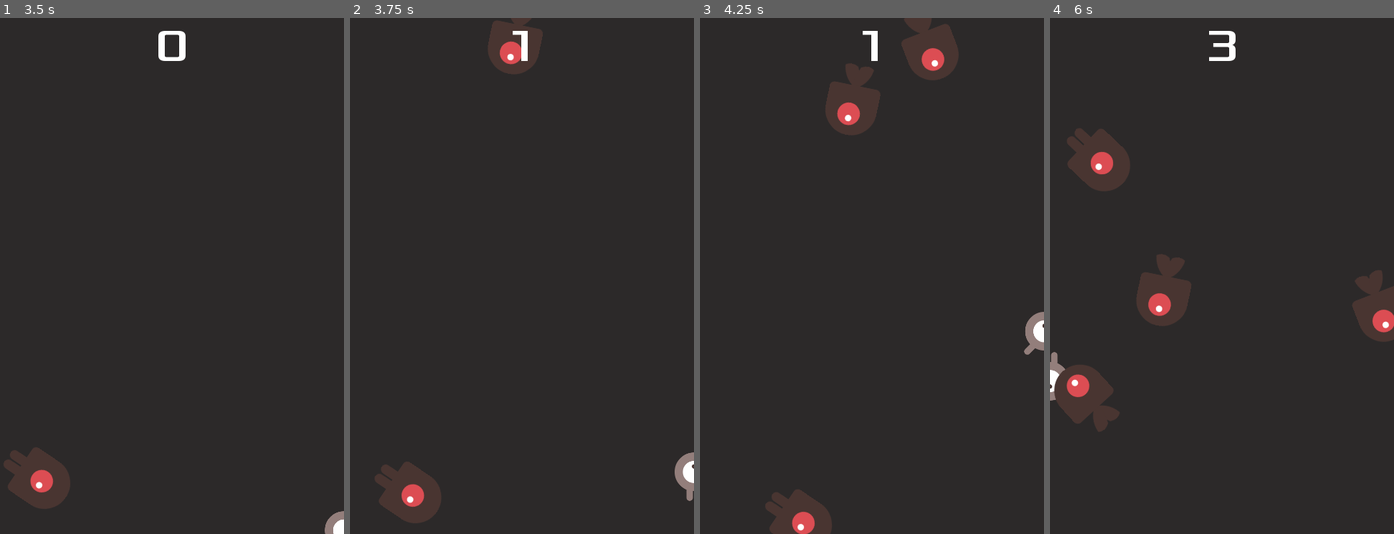
Above: before the commit, frames 1-4 (left to right).
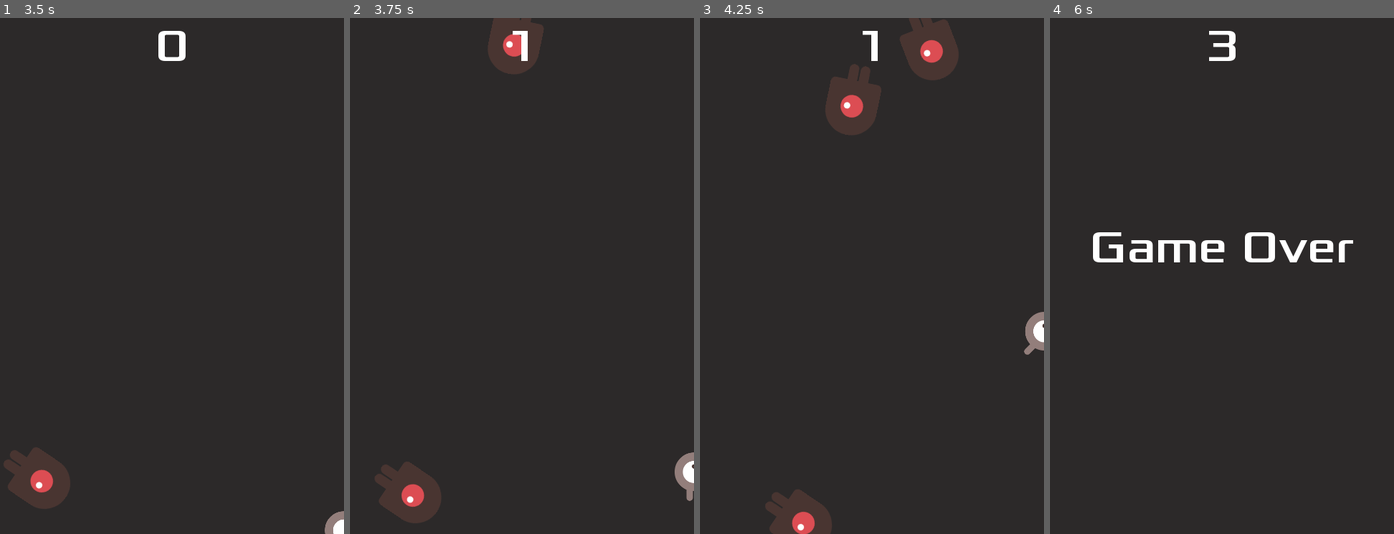
Above: after the commit, the same moments.

Repository: STYJ/Dodge-the-Creeps-enhanced-edition
Game: Godot game, scene res://main.tscn
Same seed, same stepped clock (60 frames per second), same inputs: the game is played once before the commit and once after it.
Inputs:
- Up to frame 1 (3.5 s): click "Start" at 0.5 s; tap Enter at 1.25 s; hold Right (ui_right) 1.28-2.03 s; hold Down (ui_down) 2.03-2.78 s; hold Right (ui_right) from 2.78 s (still down)
- Up to frame 2 (3.75 s): release Right (ui_right) at 3.53 s; hold Up (ui_up) from 3.53 s (still down)
- Up to frame 3 (4.25 s): keep holding Up (ui_up)
- Up to frame 4 (6 s): release Up (ui_up) at 4.28 s; hold Left (ui_left) 4.28-5.78 s; hold Down (ui_down) from 5.78 s (still down)

Frame 1 is identical in both runs. In frame 2, 0.3% of the frame differs, in the area x 41-57%, y 0-10%; in frame 3, 0.8%; in frame 4, 7.6%, in the area x 0-100%, y 21-81%.

Commit message:
removed fly animation from mob

Diff:
--- a/dodge the creeps/mob.tscn
+++ b/dodge the creeps/mob.tscn
@@ -1,7 +1,5 @@
-[gd_scene load_steps=10 format=2]
+[gd_scene load_steps=8 format=2]
 
-[ext_resource path="res://dodge_assets/art/enemyFlyingAlt_2.png" type="Texture" id=1]
-[ext_resource path="res://dodge_assets/art/enemyFlyingAlt_1.png" type="Texture" id=2]
 [ext_resource path="res://dodge_assets/art/enemySwimming_1.png" type="Texture" id=3]
 [ext_resource path="res://dodge_assets/art/enemySwimming_2.png" type="Texture" id=4]
 [ext_resource path="res://dodge_assets/art/enemyWalking_2.png" type="Texture" id=5]
@@ -10,27 +8,24 @@
 
 [sub_resource type="SpriteFrames" id=1]
 animations = [ {
+"frames": [ ExtResource( 6 ), ExtResource( 5 ) ],
+"loop": true,
+"name": "walk",
+"speed": 3.0
+}, {
 "frames": [ ExtResource( 3 ), ExtResource( 4 ) ],
 "loop": true,
 "name": "swim",
 "speed": 3.0
-}, {
-"frames": [ ExtResource( 2 ), ExtResource( 1 ) ],
-"loop": true,
-"name": "fly",
-"speed": 3.0
-}, {
-"frames": [ ExtResource( 6 ), ExtResource( 5 ) ],
-"loop": true,
-"name": "walk",
-"speed": 3.0
 } ]
 
 [sub_resource type="CapsuleShape2D" id=2]
-radius = 27.3936
-height = 0.0
+radius = 34.4012
+height = 30.7892
 
-[node name="Mob" type="RigidBody2D"]
+[node name="Mob" type="RigidBody2D" groups=[
+"mobs",
+]]
 collision_mask = 0
 gravity_scale = 0.0
 script = ExtResource( 7 )
@@ -42,7 +37,6 @@
 scale = Vector2( 0.75, 0.75 )
 frames = SubResource( 1 )
 animation = "fly"
-frame = 1
 
 [node name="CollisionShape2D" type="CollisionShape2D" parent="."]
 rotation = 1.5708
